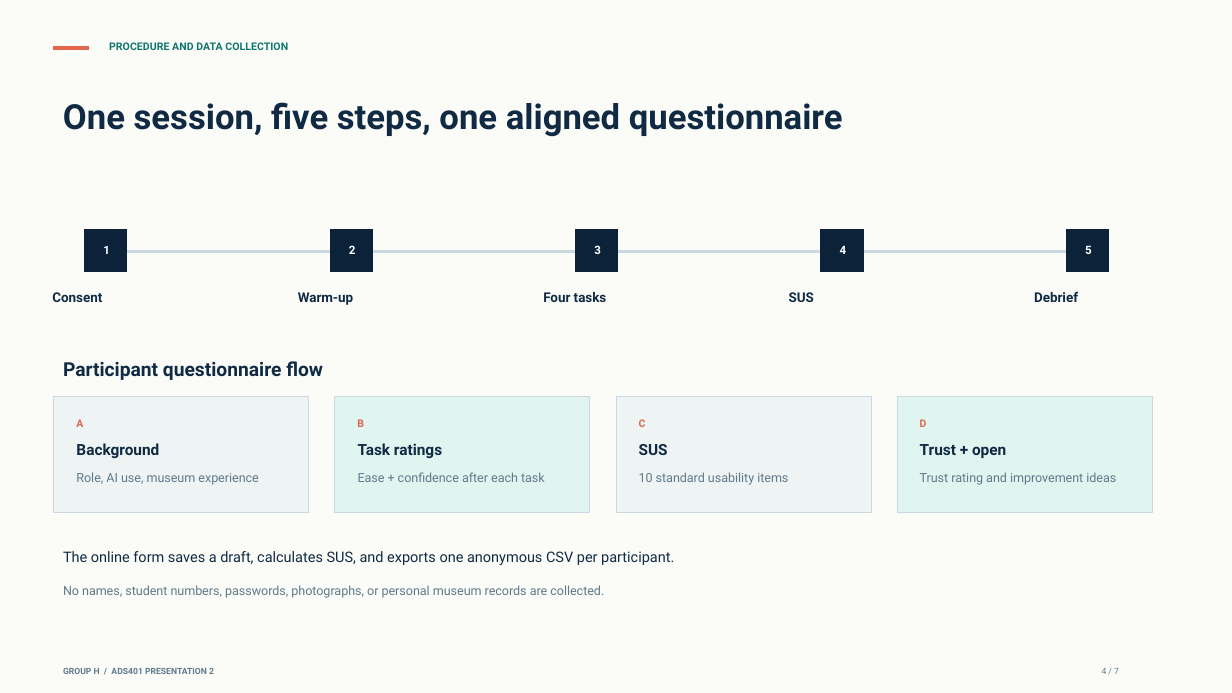
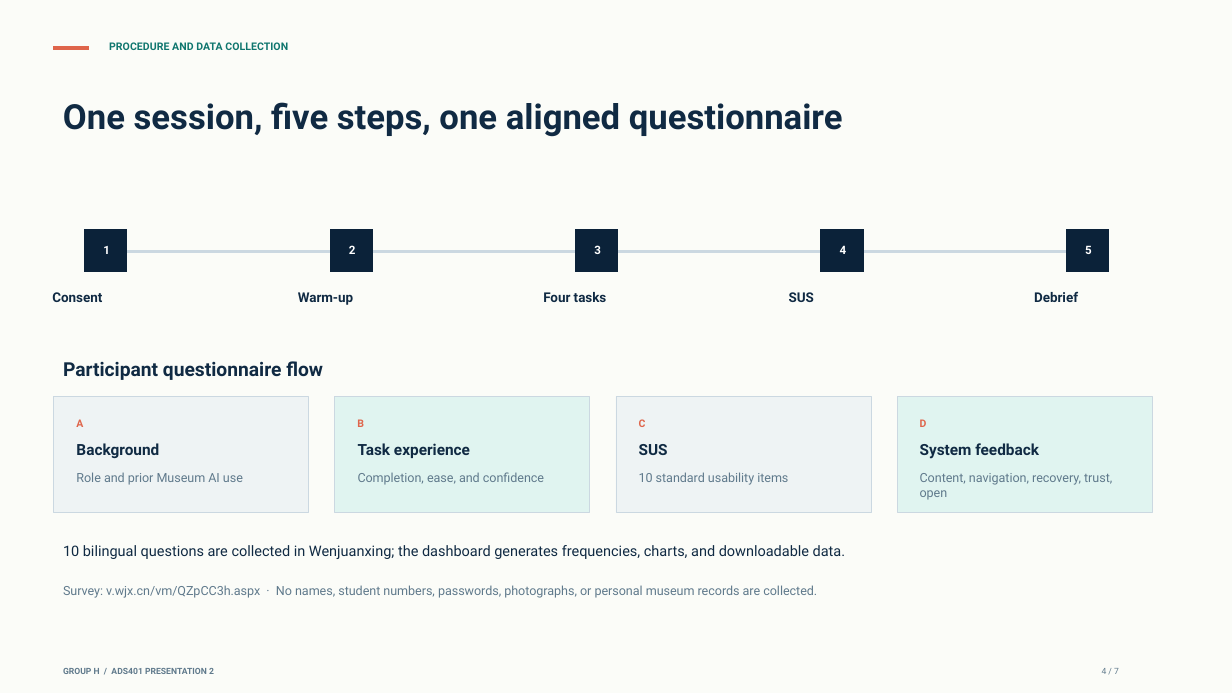
Before and after one commit to KINGer-ai/kinger-ai.github.io, a slide deck: slide 4 of ADS401_GroupH_Presentation2Slides.pptx. Drawn at 1232x693 pixels with LibreOffice and Linux fonts; fonts in the diff are those of the drawing. Boxes give left, top, right and bottom in pixels: in the first picture for what was removed or moved away, otherwise in the second. Text is boxed around its words. In the diff, an @@ line names an element or a change of style, - is before the commit and + after.

Commit message:
Complete Group H evaluation design and data collection kit

```diff
--- a/ADS401_GroupH_Presentation2Slides.pptx
+++ b/ADS401_GroupH_Presentation2Slides.pptx
@@ text at [358,443,470,458]: text changed @@
-Task ratings
+Task experience
@@ text at [920,443,1039,459]: text changed @@
-Trust + open
+System feedback
@@ text at [76,472,243,485]: text changed @@
-Role, AI use, museum experience
+Role and prior Museum AI use
@@ text at [358,472,544,485]: text changed @@
-Ease + confidence after each task
+Completion, ease, and confidence
@@ text at [920,473,1112,500]: text changed @@
-Trust rating and improvement ideas
+Content, navigation, recovery, trust, open
@@ text at [63,545,845,559]: text changed @@
-The online form saves a draft, calculates SUS, and exports one anonymous CSV per participant.
+10 bilingual questions are collected in Wenjuanxing; the dashboard generates frequencies, charts, and downloadable data.
@@ text at [63,585,817,598]: text changed @@
-No names, student numbers, passwords, photographs, or personal museum records are collected.
+Survey: v.wjx.cn/vm/QZpCC3h.aspx · No names, student numbers, passwords, photographs, or personal museum records are collected.
```
Also in this commit, not shown: 2 other slides changed, 29 other files.
